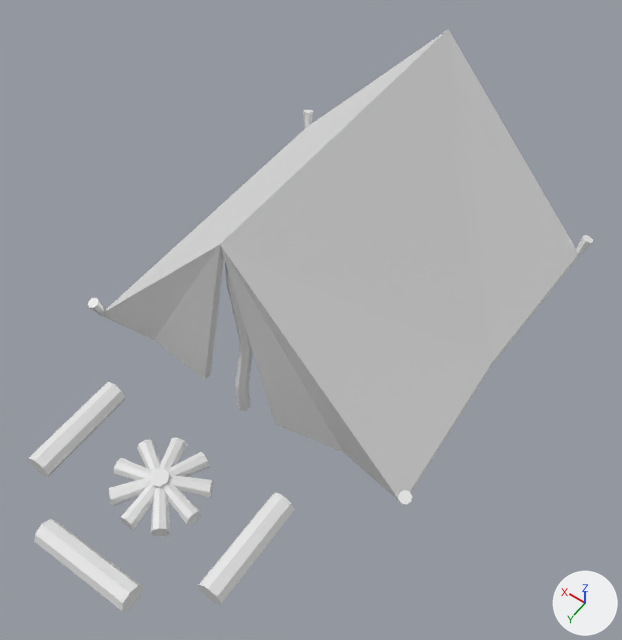
Two versions of the Blender file assets/models/vestiges/3_tent/3_tent.blend, one commit apart.
Rendered twice from a 50 mm camera at (-4.32, 6.93, 9.55) aimed at (-0.48, 1.55, 1.1). The lights are fixed; the arrows at lower right show +X, +Y and +Z. The older version comes first.

Names of what the first picture shows: 'campfire', 'campfire_middle', 'log_sit2', 'logs_sit1', 'pins1', 'pins2', 'stick', 'tent'.
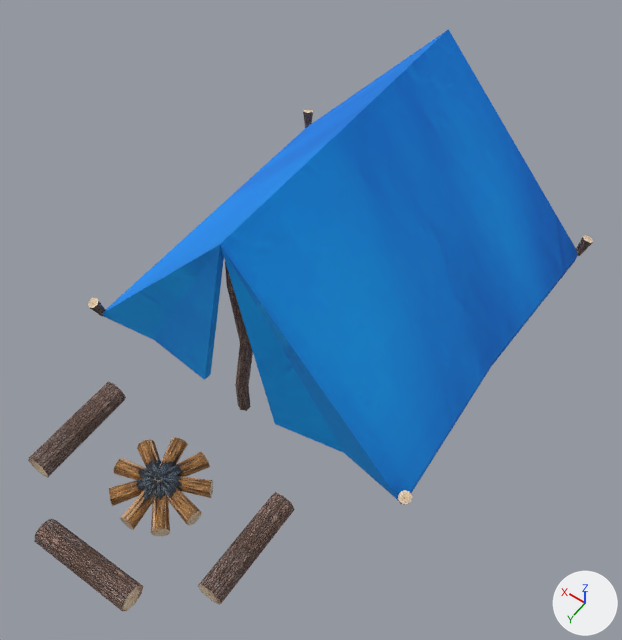
Boxes (x1, y1, x2, y2) around the edits, measured in the pictures (622 x 640 px):
'tent', recoloured (white to blue): (102, 29, 578, 501) in both
'logs_sit1', recoloured, surface changed: (28, 382, 295, 605) in both
'campfire', recoloured (white to brown): (109, 438, 213, 536) in both
'log_sit2', recoloured, surface changed (white to brown): (34, 519, 143, 611) in both
'stick', recoloured (darker): (225, 262, 253, 411) in both
'pins1', recoloured: (88, 298, 412, 505) in both
'pins2', recoloured: (303, 109, 593, 256) in both
'campfire_middle', deleted: before (148, 468, 170, 487)

The edits, one by one:
Picture 'tree_log.png' (img_tree_log_png) is new.
Picture 'campfire.png' (img_campfire_png) is new.
Picture 'tent.jpg' (img_tent_jpg) is new.
Material 'tree_log' (mat_tree_log) is new.
Its texture is img_tree_log_png.
Its roughness is 1.0.
Material 'campfire' (mat_campfire) is new.
Its texture is img_campfire_png.
Its roughness is 1.0.
Material 'tent' (mat_tent) is new.
Its texture is img_tent_jpg.
Its roughness is 1.0.
me_cone_001 has 12 vertices, 6 faces, 2 loose edges and spans x -2.5..2.5, y -3.19..1.81, z -0.56..2.44.
me_cone_001 gains material mat_tent (picture img_tent_jpg).
me_cylinder_001 has 36 vertices, 32 faces and spans x -0.18..0.08, y -0.08..0.19, z -1.32..1.76.
me_cylinder_001 gains material mat_tree_log (picture img_tree_log_png).
me_cylinder_004 has 16 vertices, 10 faces and spans x -0.077..0.112, y -0.089..0.124, z -0.158..0.17.
me_cylinder_004 gains material mat_tree_log (picture img_tree_log_png).
me_cylinder_005 has 16 vertices, 10 faces and spans x -0.077..0.112, y -0.124..0.089, z -0.158..0.17.
me_cylinder_005 gains material mat_tree_log (picture img_tree_log_png).
me_cylinder_008 has 144 vertices, 90 faces and spans x -0.627..0.626, y -0.619..0.616, z -0.18..0.144.
me_cylinder_008 gains material mat_campfire (picture img_campfire_png).
me_cylinder_016 has 16 vertices, 10 faces and spans x -0.173..0.173, y -0.69..0.69, z -0.173..0.173.
me_cylinder_016 is used by ob_logs_sit1; location (1.36, 4.04, 0.09).
me_cylinder_016 part 1: texture (UV) coordinates of 10 of 10 faces, centred in x -0.145..0.145, y -0.69..0.69, z -0.145..0.145, changed; they spanned u 0.0..1.0, v 0.01..1.0 and now span u 0.04..0.97, v 0.02..0.98.
me_cylinder_016 gains material mat_tree_log (picture img_tree_log_png).
me_cylinder_017 has 16 vertices, 10 faces and spans x -0.69..0.69, y -0.173..0.173, z -0.173..0.173.
me_cylinder_017 is used by ob_log_sit2; location (0.0, 5.26, 0.09).
me_cylinder_017 part 2: texture (UV) coordinates of 10 of 10 faces, centred in x -0.69..0.69, y -0.145..0.145, z -0.145..0.145, changed; they spanned u 0.0..1.0, v 0.01..1.0 and now span u 0.03..0.94, v 0.04..0.98.
me_cylinder_017 gains material mat_tree_log (picture img_tree_log_png).
Object 'campfire_middle' (ob_campfire_middle) is deleted.
